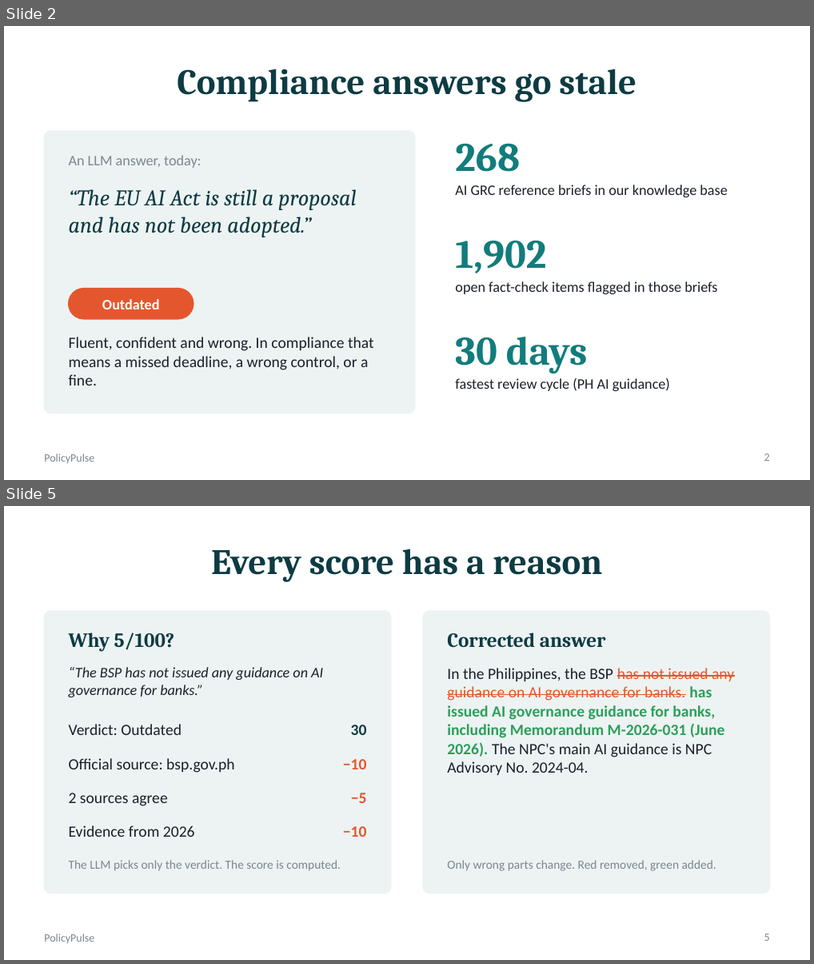
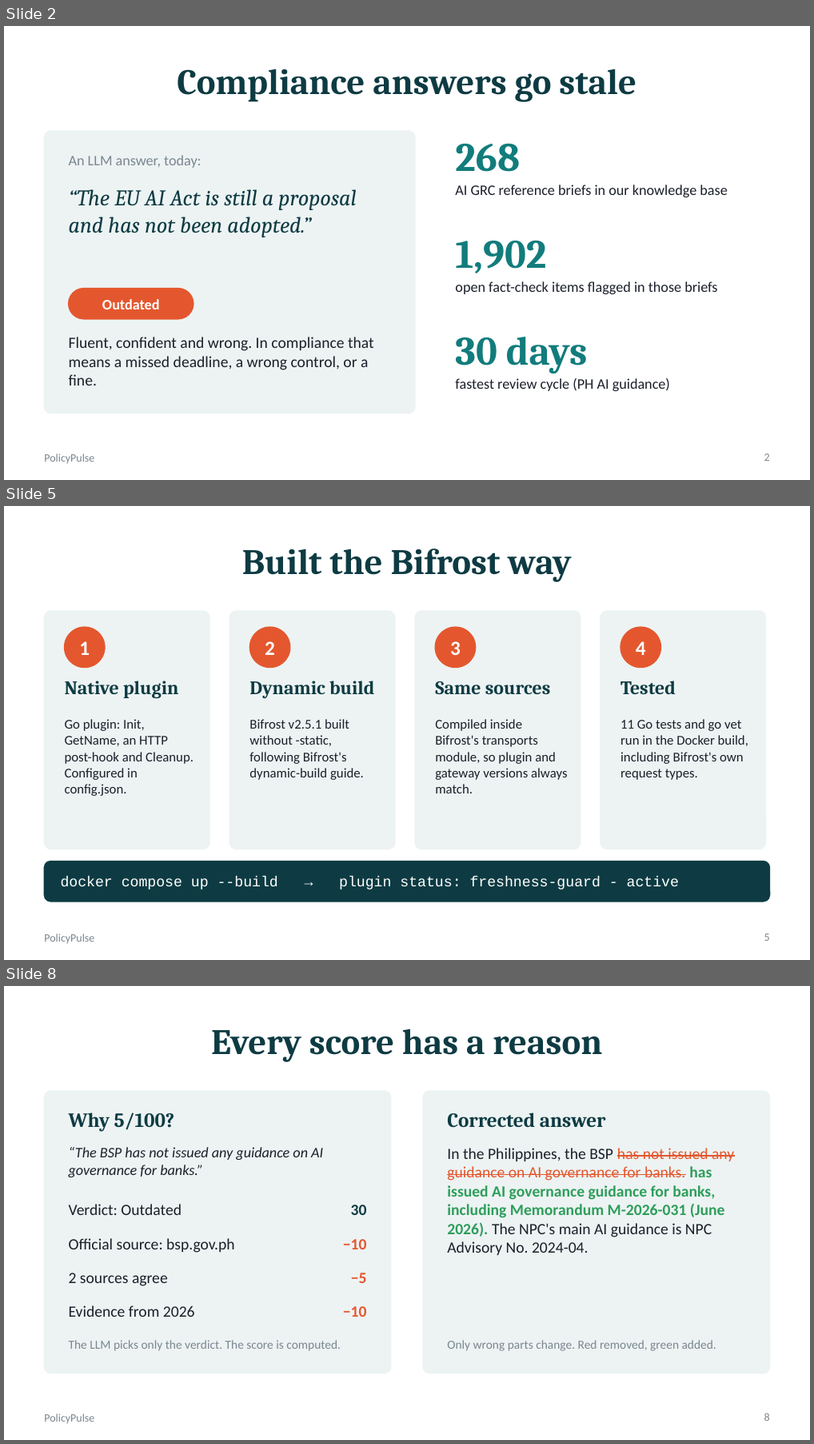
Before and after one commit to sxdkling-ops/policypulse, a slide deck: docs/PolicyPulse_Deck.pptx. Shown one above the other, each under a label of ours: slides 2 and 5 before the commit, slides 2, 5 and 8 after it; the slides between them are not shown. The pictures are 814x964 and 814x1444 pixels, drawn with LibreOffice and Linux fonts; fonts in the diff are those of the drawing. Boxes give left, top, right and bottom in pixels: in the first picture for what was removed or moved away, otherwise in the second. Text is boxed around its words. In the diff, an @@ line names an element or a change of style, - is before the commit and + after.

Commit message:
Freshness Guard: a Bifrost plugin that checks answers for stale claims
- Native Go plugin (HTTPTransportPostHook) with annotate, fix, block and off
  modes, per-request x-freshness-guard header, fail-open, and 11 tests.
- Dockerfile builds Bifrost v2.5.1 dynamically and compiles the plugin inside
  Bifrost's transports module so versions always match.
- docker compose runs Bifrost + plugin, the PolicyPulse checker and the app.
- New Freshness Guard tab; the checker opts out of its own checks.
- README and deck reworked for the Bifrost track.

```diff
--- a/docs/PolicyPulse_Deck.pptx
+++ b/docs/PolicyPulse_Deck.pptx
@@ slide 5 added at (x1=4, y1=506, x2=810, y2=960), background #FFFFFF; not listed: 1 template element that a slide beside it also shows @@
@@ title added at (x1=242, y1=548, x2=572, y2=582), 32 pt, text #0E3B43, bold @@
+Built the Bifrost way
@@ rounded rectangle added at (x1=44, y1=611, x2=210, y2=848), fill #EDF3F3, outline #EDF3F3 1 pt @@
@@ rounded rectangle added at (x1=230, y1=611, x2=395, y2=848), fill #EDF3F3, outline #EDF3F3 1 pt @@
@@ rounded rectangle added at (x1=415, y1=611, x2=581, y2=848), fill #EDF3F3, outline #EDF3F3 1 pt @@
@@ rounded rectangle added at (x1=601, y1=611, x2=766, y2=848), fill #EDF3F3, outline #EDF3F3 1 pt @@
@@ ellipse added at (x1=65, y1=627, x2=105, y2=668), fill #E4572E, outline #E4572E 1 pt @@
@@ text added at (x1=79, y1=641, x2=90, y2=655), 18 pt, text #FFFFFF, bold @@
+1
@@ ellipse added at (x1=250, y1=627, x2=290, y2=668), fill #E4572E, outline #E4572E 1 pt @@
@@ text added at (x1=265, y1=641, x2=275, y2=655), 18 pt, text #FFFFFF, bold @@
+2
@@ ellipse added at (x1=435, y1=627, x2=476, y2=668), fill #E4572E, outline #E4572E 1 pt @@
@@ text added at (x1=450, y1=641, x2=461, y2=655), 18 pt, text #FFFFFF, bold @@
+3
@@ ellipse added at (x1=621, y1=627, x2=662, y2=668), fill #E4572E, outline #E4572E 1 pt @@
@@ text added at (x1=636, y1=641, x2=646, y2=655), 18 pt, text #FFFFFF, bold @@
+4
@@ text added at (x1=65, y1=680, x2=178, y2=698), 17 pt, text #0E3B43, bold @@
+Native plugin
@@ text added at (x1=250, y1=680, x2=374, y2=698), 17 pt, text #0E3B43, bold @@
+Dynamic build
@@ text added at (x1=435, y1=681, x2=551, y2=694), 17 pt, text #0E3B43, bold @@
+Same sources
@@ text added at (x1=621, y1=680, x2=676, y2=694), 17 pt, text #0E3B43, bold @@
+Tested
@@ text added at (x1=65, y1=719, x2=194, y2=796), 12 pt, text #1B1F2A @@
+Go plugin: Init, GetName, an HTTP post-hook and Cleanup. Configured in config.json.
@@ text added at (x1=250, y1=719, x2=364, y2=780), 12 pt, text #1B1F2A @@
+Bifrost v2.5.1 built without -static, following Bifrost's dynamic-build guide.
@@ text added at (x1=435, y1=719, x2=567, y2=793), 12 pt, text #1B1F2A @@
+Compiled inside Bifrost's transports module, so plugin and gateway versions always match.
@@ text added at (x1=621, y1=719, x2=749, y2=780), 12 pt, text #1B1F2A @@
+11 Go tests and go vet run in the Docker build, including Bifrost's own request types.
@@ rounded rectangle added at (x1=44, y1=861, x2=770, y2=901), fill #0E3B43, outline #0E3B43 1 pt @@
@@ text added at (x1=61, y1=876, x2=679, y2=889), 13 pt, text #FFFFFF @@
+docker compose up --build → plugin status: freshness-guard - active
@@ page number added at (x1=765, y1=933, x2=770, y2=940), 10 pt, text #7A8691 @@
+5
@@ what was slide 5 is now slide 8 @@
@@ page number at (x1=765, y1=1412, x2=770, y2=1420): text changed @@
-5
+8
```
Also in this commit, not shown: 6 slides changed, 2 other slides added, 1 slide removed, 20 other files.
